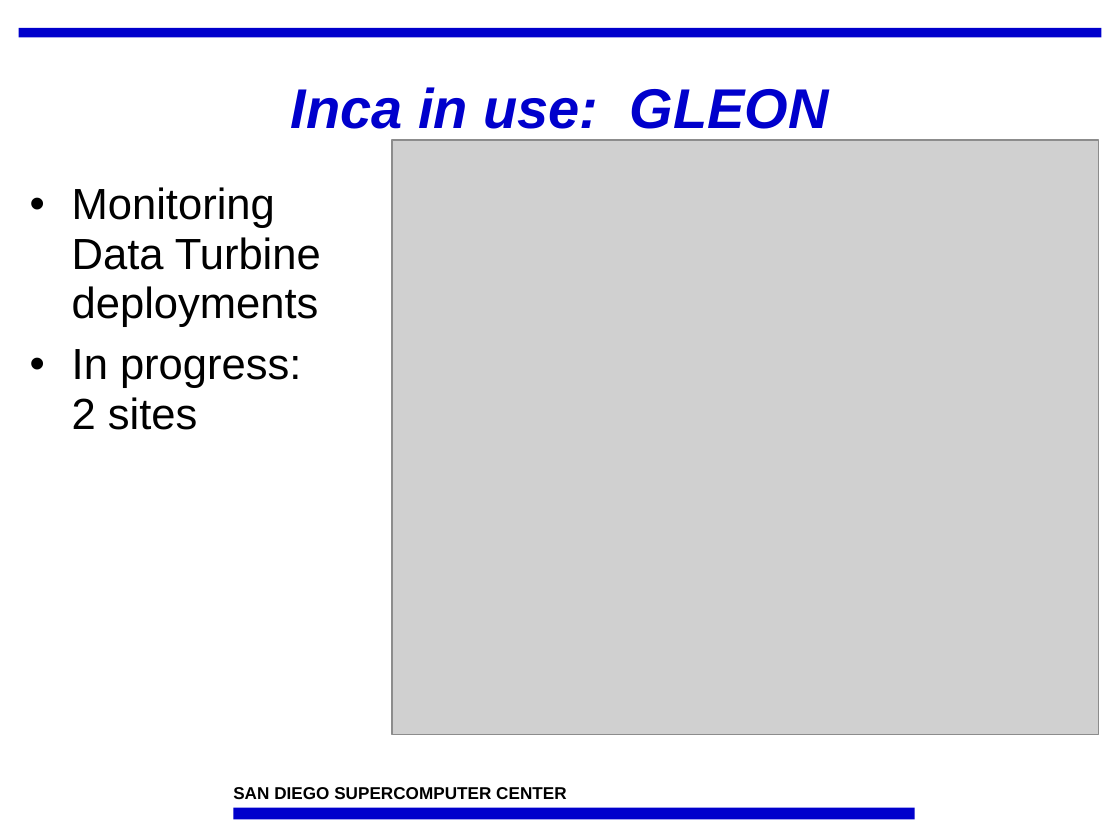
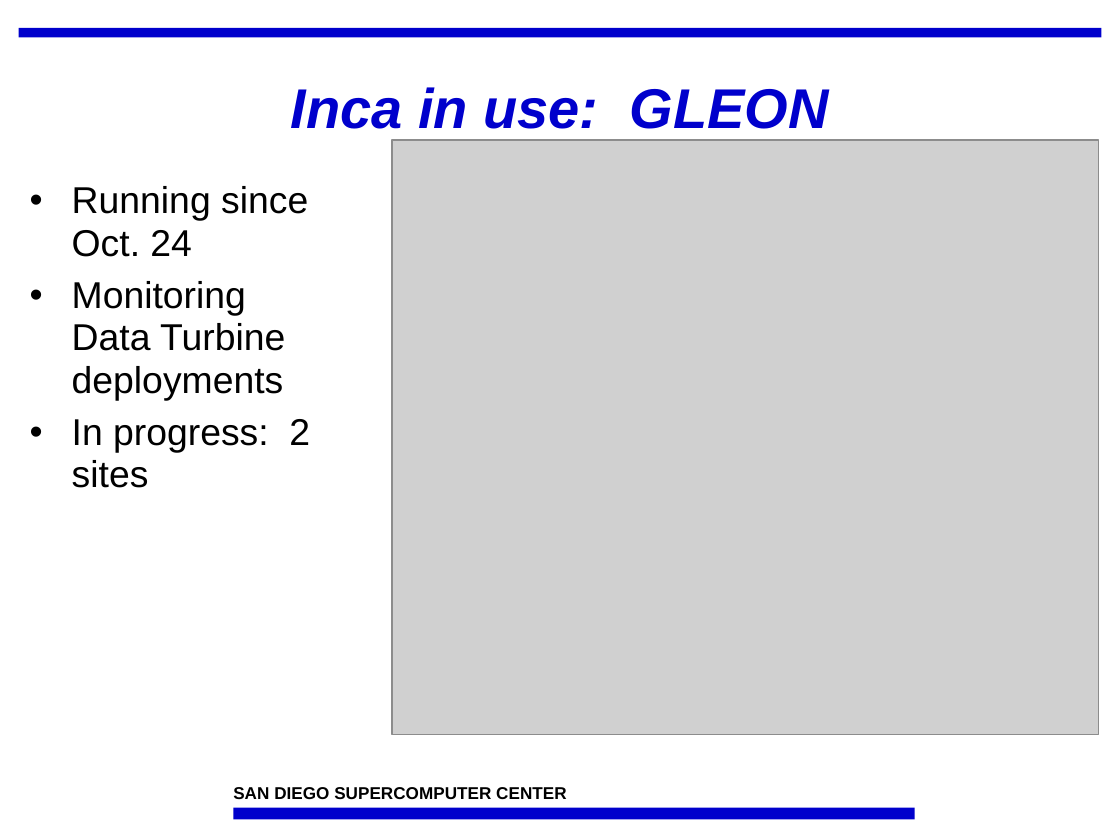
Before and after one commit to IncaProject/inca-xsede, a slide deck: slide 14 of talks/sc07/inca-sc07.ppt. Drawn at 1120x840 pixels with LibreOffice and Linux fonts; fonts in the diff are those of the drawing; grey boxes stand for pictures; background and template pictures are left out. Boxes give left, top, right and bottom in pixels: in the first picture for what was removed or moved away, otherwise in the second. Text is boxed around its words. In the diff, an @@ line names an element or a change of style, - is before the commit and + after.

```diff
--- a/talks/sc07/inca-sc07.ppt
+++ b/talks/sc07/inca-sc07.ppt
@@ text at bbox=[72, 186, 308, 257]: paragraph added @@
+• Running since Oct. 24
@@ text at bbox=[72, 281, 310, 488]: size 28 to 24 pt in "Monitoring Data Turbine deployments", "In progress: 2 sites"; less space between paragraphs @@
```
Also in this commit, not shown: 6 other slides changed, 1 slide added, 3 other files.
